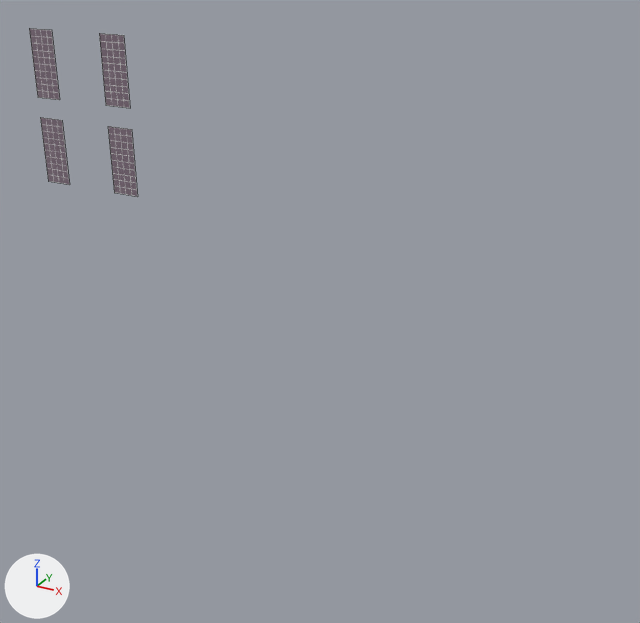
What one commit did to the FBX model Steel Heel Jam/Assets/Art/Meshes/Powerhouse/SM_Window_02.fbx.
The view is the same before and after, from a 50 mm camera at (65.5, -147.0, 78.9) aimed at (5.4, -37.7, 24.3). Lighting does not change. The marker at lower left points along +X, +Y and +Z. Mesh edges are drawn as thin lines.

The first picture shows 'SM_Window_02'.
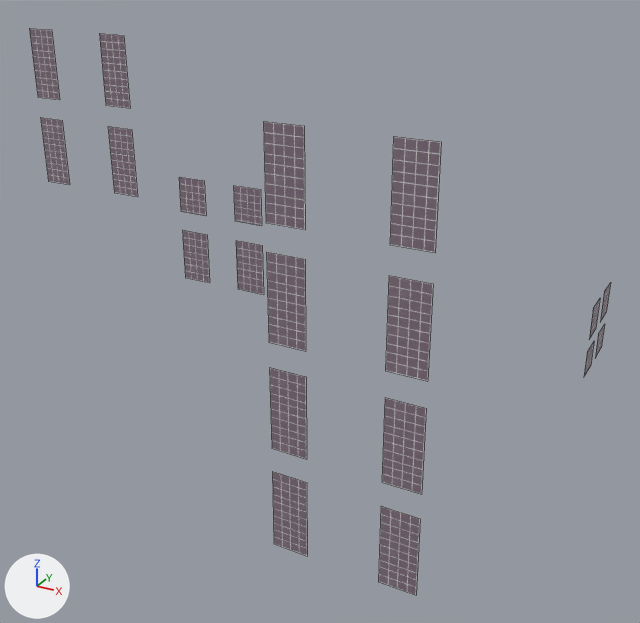
Location of each change, [x1, y1, x2, y2] in pixels of the pictures (640 x 623 px):
'SM_Window_02', reshaped (430% wider, 234% taller)
    before: [29, 28, 138, 197]
    after: [29, 28, 611, 595]
part 1 of me_plane_011, added
    after: [390, 136, 441, 253]
part 2 of me_plane_011, added
    after: [385, 275, 433, 381]
part 3 of me_plane_011, added
    after: [263, 121, 305, 230]
part 4 of me_plane_011, added
    after: [267, 252, 306, 351]
part 5 of me_plane_011, added
    after: [382, 398, 426, 494]
part 6 of me_plane_011, added
    after: [269, 367, 307, 459]
part 7 of me_plane_011, added
    after: [378, 506, 420, 595]
part 8 of me_plane_011, added
    after: [272, 471, 307, 556]
part 9 of me_plane_011, added
    after: [179, 177, 264, 295]
part 10 of me_plane_011, added
    after: [584, 283, 611, 377]

The change, as a diff of the scene's bpy script:
```diff
--- a/Steel Heel Jam/Assets/Art/Meshes/Powerhouse/SM_Window_02.fbx.py
+++ b/Steel Heel Jam/Assets/Art/Meshes/Powerhouse/SM_Window_02.fbx.py
@@ me_plane_011 @@
 # verts and faces of me_plane_011; kept vertices keep their numbers, new ones are numbered from 16
-me_plane_011.from_pydata(...)  # 16 vertices, 4 faces; spans x -44.9..-25.7, y -41.2, z 39.0..63.6
+me_plane_011.from_pydata(...)  # 80 vertices, 20 faces; spans x -44.9..41.2, y -71.3..-0.4, z 8.2..63.6
+# me_plane_011 part 1: the loose piece of 4 vertices spanning x -30.5..-25.7, y -41.2, z 52.9..63.6 is copied, and the copy is moved by (62.2, -30.0, -3.0); it spans x 31.7..36.4, y -71.3, z 49.9..60.6
+# me_plane_011 part 2: the loose piece of 4 vertices spanning x -30.5..-25.7, y -41.2, z 39.0..49.7 is copied, and the copy is moved by (62.2, -30.0, -3.0); it spans x 31.7..36.4, y -71.3, z 36.0..46.7
+# me_plane_011 part 3: the loose piece of 4 vertices spanning x -30.5..-25.7, y -41.2, z 52.9..63.6 is copied, and the copy is moved by (47.8, -30.0, -3.0); it spans x 17.3..22.1, y -71.3, z 49.9..60.6
+# me_plane_011 part 4: the loose piece of 4 vertices spanning x -30.5..-25.7, y -41.2, z 39.0..49.7 is copied, and the copy is moved by (47.8, -30.0, -3.0); it spans x 17.3..22.1, y -71.3, z 36.0..46.7
+# me_plane_011 part 5: the loose piece of 4 vertices spanning x -30.5..-25.7, y -41.2, z 39.0..49.7 is copied, and the copy is moved by (62.2, -30.0, -16.9); it spans x 31.7..36.4, y -71.3, z 22.1..32.8
+# me_plane_011 part 6: the loose piece of 4 vertices spanning x -30.5..-25.7, y -41.2, z 39.0..49.7 is copied, and the copy is moved by (47.8, -30.0, -16.9); it spans x 17.3..22.1, y -71.3, z 22.1..32.8
+# me_plane_011 part 7: the loose piece of 4 vertices spanning x -30.5..-25.7, y -41.2, z 39.0..49.7 is copied, and the copy is moved by (62.2, -30.0, -30.8); it spans x 31.7..36.4, y -71.3, z 8.2..18.9
+# me_plane_011 part 8: the loose piece of 4 vertices spanning x -30.5..-25.7, y -41.2, z 39.0..49.7 is copied, and the copy is moved by (47.8, -30.0, -30.8); it spans x 17.3..22.1, y -71.3, z 8.2..18.9
+# me_plane_011 part 9
+verts[16] = (-7.7, -40.7, 43.2)  # pixel (233, 185)
+verts[17] = (-7.7, -40.7, 37.6)  # pixel (234, 220)
+verts[18] = (-7.7, -40.7, 34.6)  # pixel (235, 240)
+verts[19] = (-7.7, -40.7, 26.5)  # pixel (237, 288)
+verts[20] = (-17.8, -40.7, 43.2)  # pixel (178, 176)
+verts[21] = (-17.8, -40.7, 37.6)  # pixel (180, 211)
+verts[22] = (-17.8, -40.7, 34.6)  # pixel (182, 229)
+verts[23] = (-17.8, -40.7, 26.5)  # pixel (185, 277)
+for new, old in zip([*range(24, 32)], [*range(16, 24)]): verts[new] = verts[old] + (4.8, 0.0, 0.0)
+faces += [(16, 24, 25, 17), (18, 26, 27, 19), (20, 28, 29, 21), (22, 30, 31, 23)]
+# me_plane_011 part 10
+verts[32] = (41.2, -5.2, 23.0)  # pixel (604, 291)
+verts[33] = (41.2, -5.2, 17.4)  # pixel (600, 322)
+verts[34] = (41.2, -5.2, 15.2)  # pixel (598, 334)
+verts[35] = (41.2, -5.2, 10.6)  # pixel (595, 358)
+verts[36] = (41.2, -13.0, 23.0)  # pixel (593, 308)
+verts[37] = (41.2, -13.0, 17.4)  # pixel (589, 339)
+verts[38] = (41.2, -13.0, 15.2)  # pixel (587, 352)
+verts[39] = (41.2, -13.0, 10.6)  # pixel (583, 377)
+for new, old in zip([*range(40, 48)], [*range(32, 40)]): verts[new] = verts[old] + (0.0, 4.8, 0.0)
+faces += [(32, 40, 41, 33), (34, 42, 43, 35), (36, 44, 45, 37), (38, 46, 47, 39)]
 me_plane_011.materials.append(mat_m_window_02)
```
